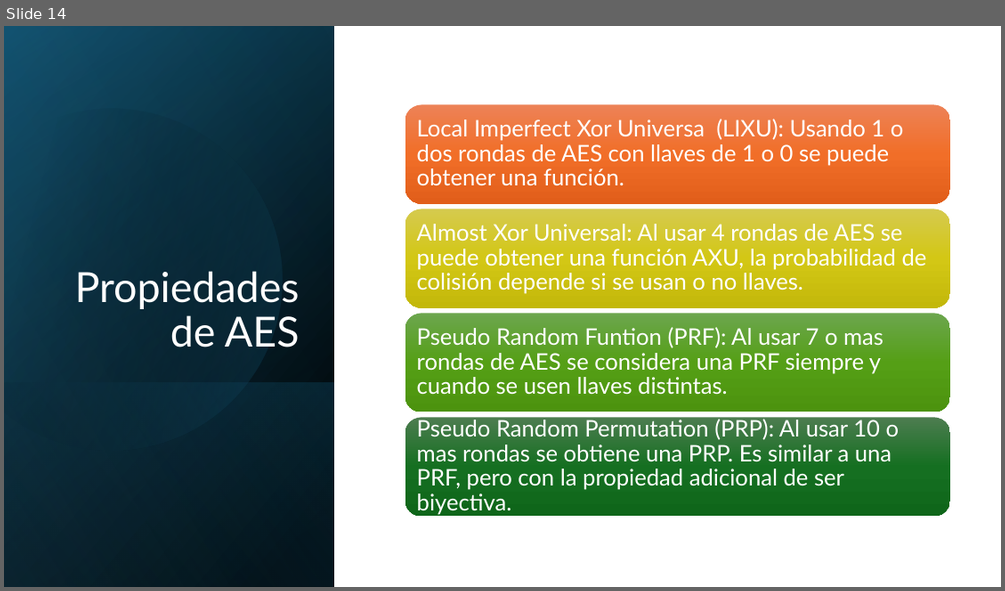
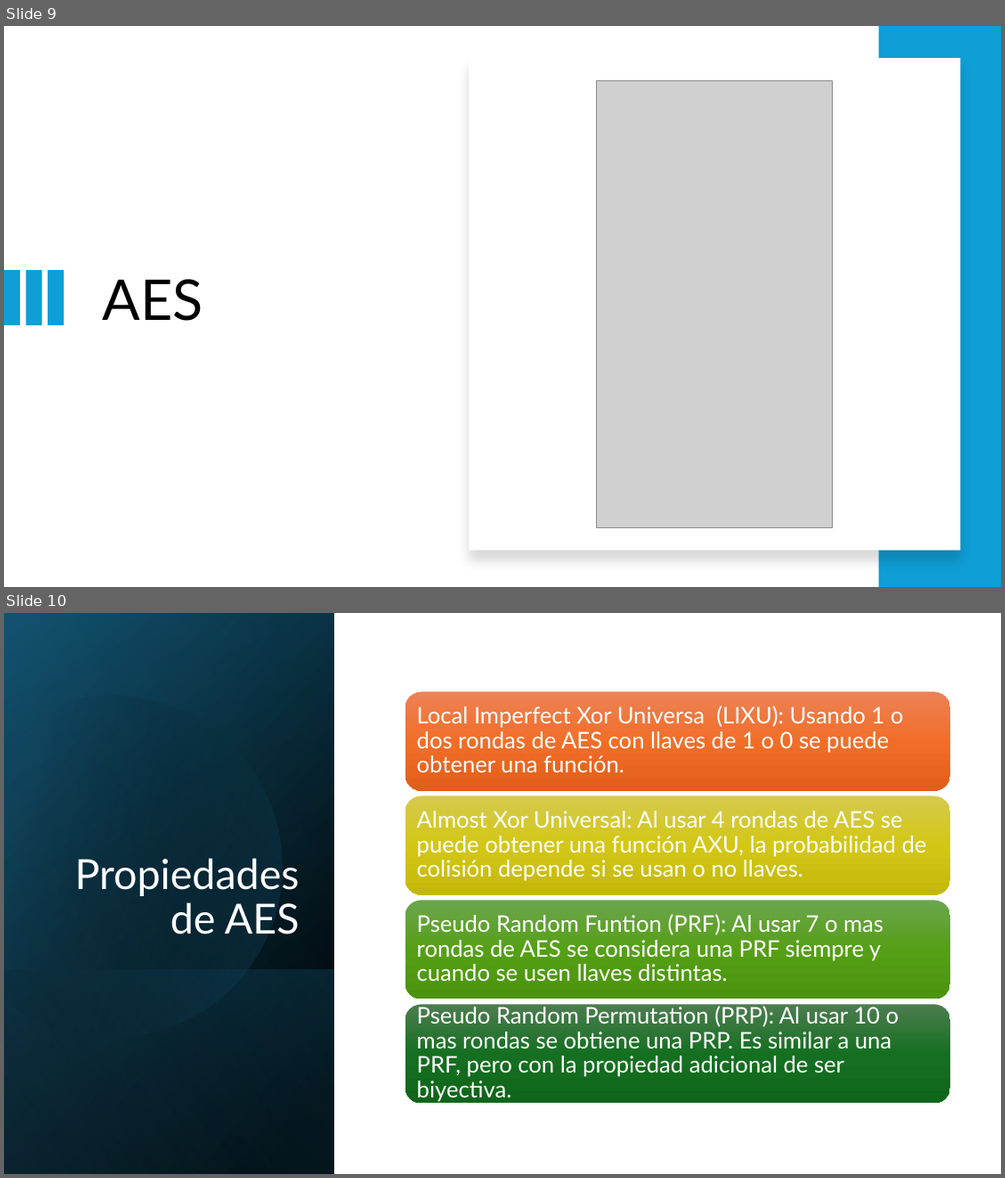
Before and after one commit to AlexPs06/Funciones-hash-vectorizadas, a slide deck: presentacion cripto hash.pptx. Shown one above the other, each under a label of ours: slide 14 before the commit, slides 9 and 10 after it. The pictures are 1005x591 and 1005x1178 pixels, drawn with LibreOffice and Linux fonts; fonts in the diff are those of the drawing; grey boxes stand for pictures. Boxes give left, top, right and bottom in pixels: in the first picture for what was removed or moved away, otherwise in the second. Text is boxed around its words. In the diff, an @@ line names an element or a change of style, - is before the commit and + after.

```diff
--- a/presentacion cripto hash.pptx
+++ b/presentacion cripto hash.pptx
@@ slide 9 added at <box>4,26,1001,587</box>, background #FFFFFF @@
@@ rectangle added at <box>879,26,1001,587</box>, fill #0F9ED5 @@
@@ rectangle added at <box>469,58,961,550</box>, fill #FFFFFF @@
@@ picture added at <box>597,80,833,528</box> @@
@@ rectangle added at <box>4,270,20,325</box>, fill #0F9ED5 @@
@@ rectangle added at <box>25,270,41,325</box>, fill #0F9ED5 @@
@@ rectangle added at <box>48,270,64,325</box>, fill #0F9ED5 @@
@@ title added at <box>103,279,203,321</box>, 54 pt, text #000000 @@
+AES
@@ what was slide 14 is now slide 10 @@
```
Also in this commit, not shown: 2 slides changed, 13 other slides added, 5 slides removed.
